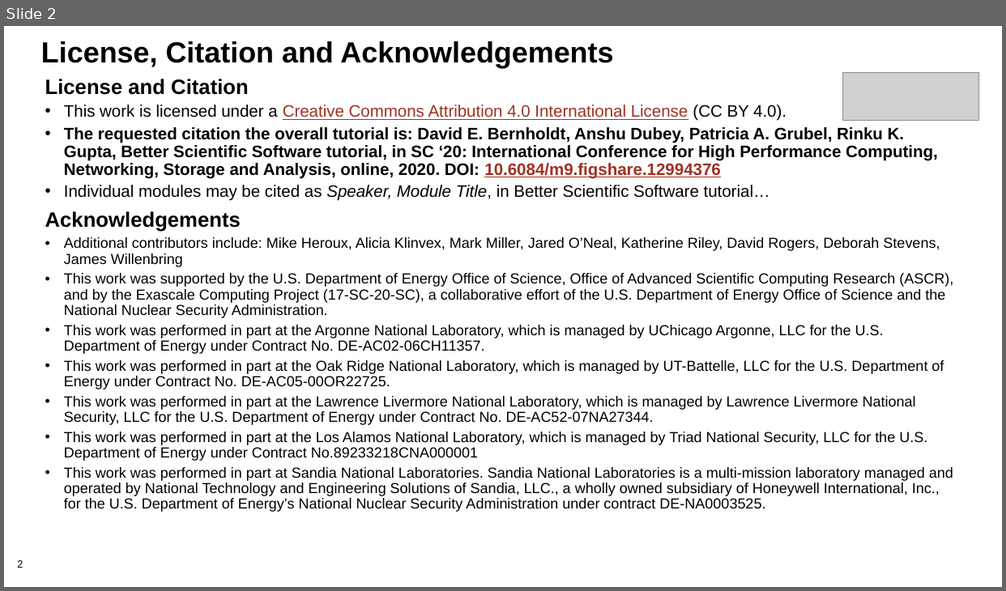
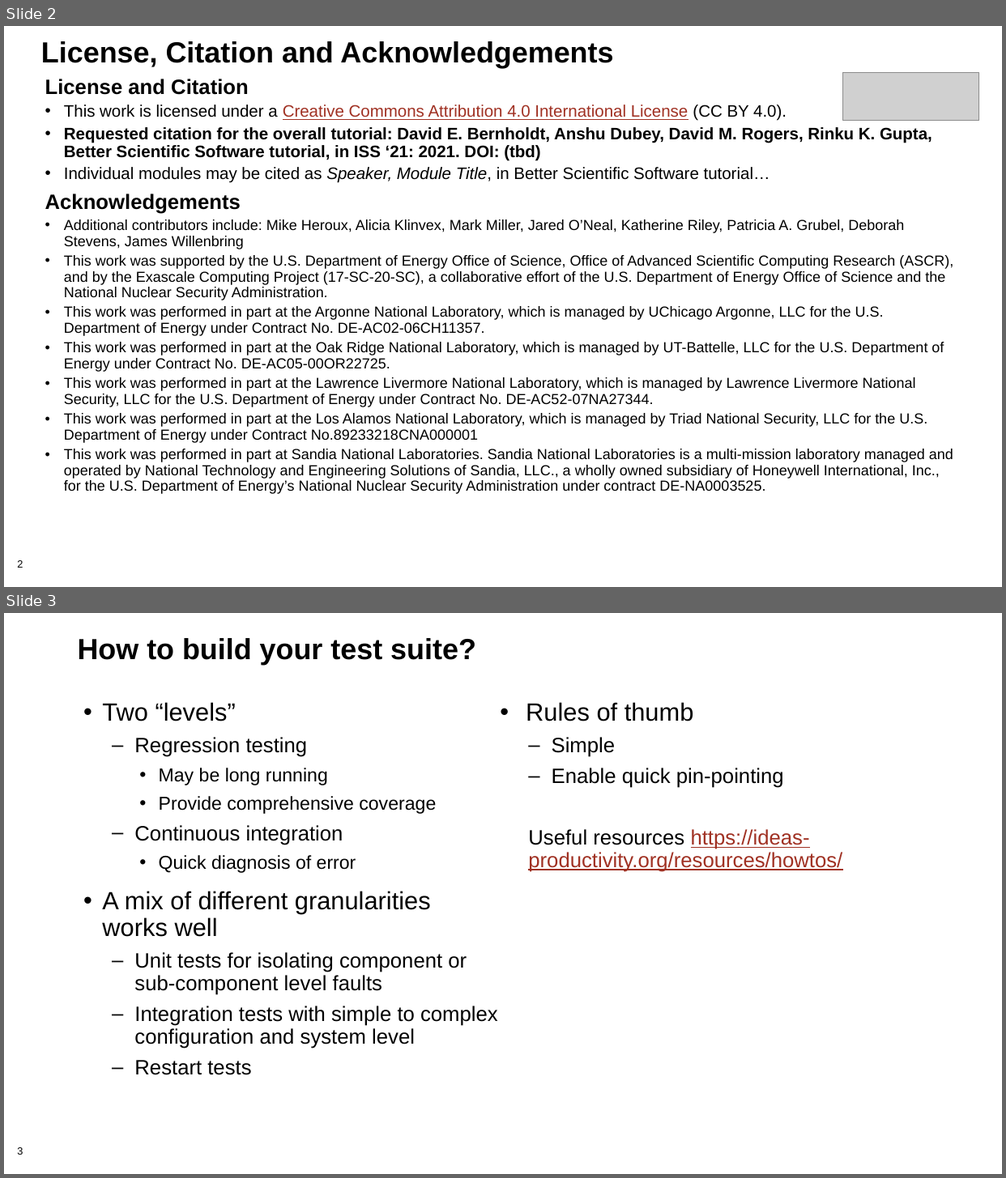
Before and after one commit to bssw-tutorial/presentations, a slide deck: final-presentations/2021-03-25-iss/06-testing2.pptx. Shown one above the other, each under a label of ours: slide 2 before the commit, slides 2 and 3 after it. The pictures are 1006x591 and 1006x1178 pixels, drawn with LibreOffice and Linux fonts; fonts in the diff are those of the drawing; grey boxes stand for pictures; background and template pictures are left out. Boxes give left, top, right and bottom in pixels: in the first picture for what was removed or moved away, otherwise in the second. Text is boxed around its words. In the diff, an @@ line names an element or a change of style, - is before the commit and + after.

Commit message:
Added testing talks.

```diff
--- a/final-presentations/2021-03-25-iss/06-testing2.pptx
+++ b/final-presentations/2021-03-25-iss/06-testing2.pptx
@@ slide 3 added at [4,613,1002,1174], background #FFFFFF; not listed: 1 template element that a slide beside it also shows @@
@@ title added at [78,638,476,665], 28 pt, text #000000, bold @@
+How to build your test suite?
@@ text added at [102,702,842,1076], 20 pt, text #000000 @@
+• Two “levels”
+  – Regression testing
+    • May be long running
+    • Provide comprehensive coverage
+  – Continuous integration
+    • Quick diagnosis of error
+• A mix of different granularities works well
+  – Unit tests for isolating component or sub-component level faults
+  – Integration tests with simple to complex configuration and system level
+  – Restart tests
+• Rules of thumb
+  – Simple
+  – Enable quick pin-pointing
+  Useful resources https://ideas-productivity.org/resources/howtos/
@@ slide 2 changed as well @@
@@ text at [64,127,932,161]: text changed @@
-• The requested citation the overall tutorial is: David E. Bernholdt, Anshu Dubey, Patricia A. Grubel, Rinku K. Gupta, Better Scientific Software tutorial, in SC ‘20: International Conference for High Performance Computing, Networking, Storage and Analysis, online, 2020. DOI: 10.6084/m9.figshare.12994376
+• Requested citation for the overall tutorial: David E. Bernholdt, Anshu Dubey, David M. Rogers, Rinku K. Gupta, Better Scientific Software tutorial, in ISS ‘21: 2021. DOI: (tbd)
@@ text at [64,220,904,250]: text changed @@
-• Additional contributors include: Mike Heroux, Alicia Klinvex, Mark Miller, Jared O’Neal, Katherine Riley, David Rogers, Deborah Stevens, James Willenbring
+• Additional contributors include: Mike Heroux, Alicia Klinvex, Mark Miller, Jared O’Neal, Katherine Riley, Patricia A. Grubel, Deborah Stevens, James Willenbring
```
Also in this commit, not shown: 7 other slides changed, 4 other slides added.
